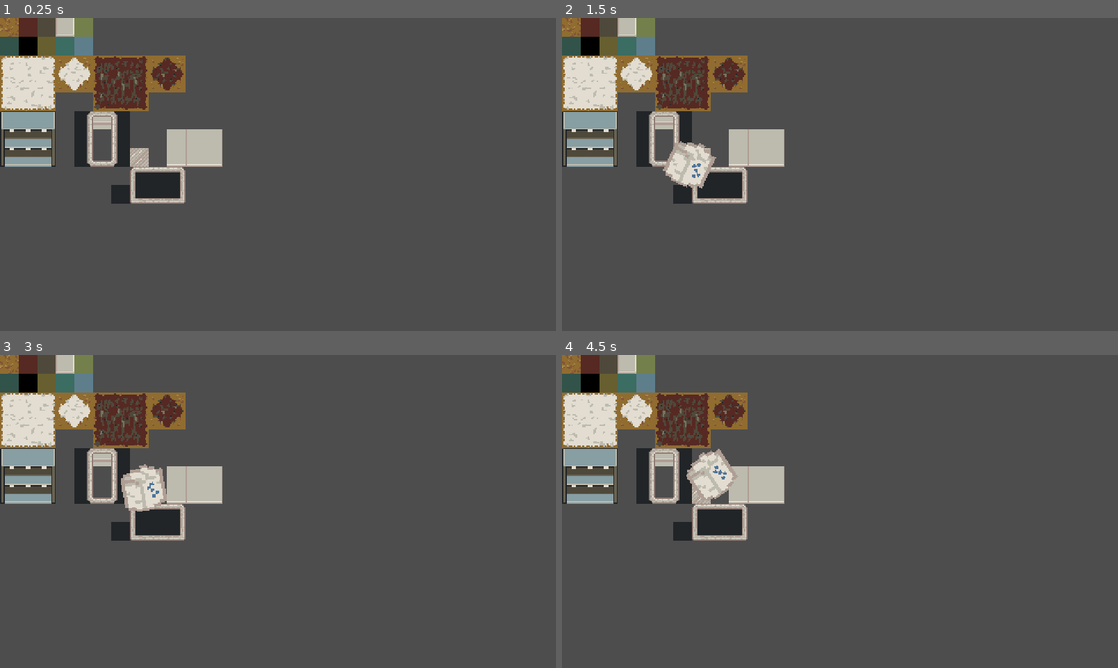
Above: before the commit, frames 1-4 (two rows, left to right).
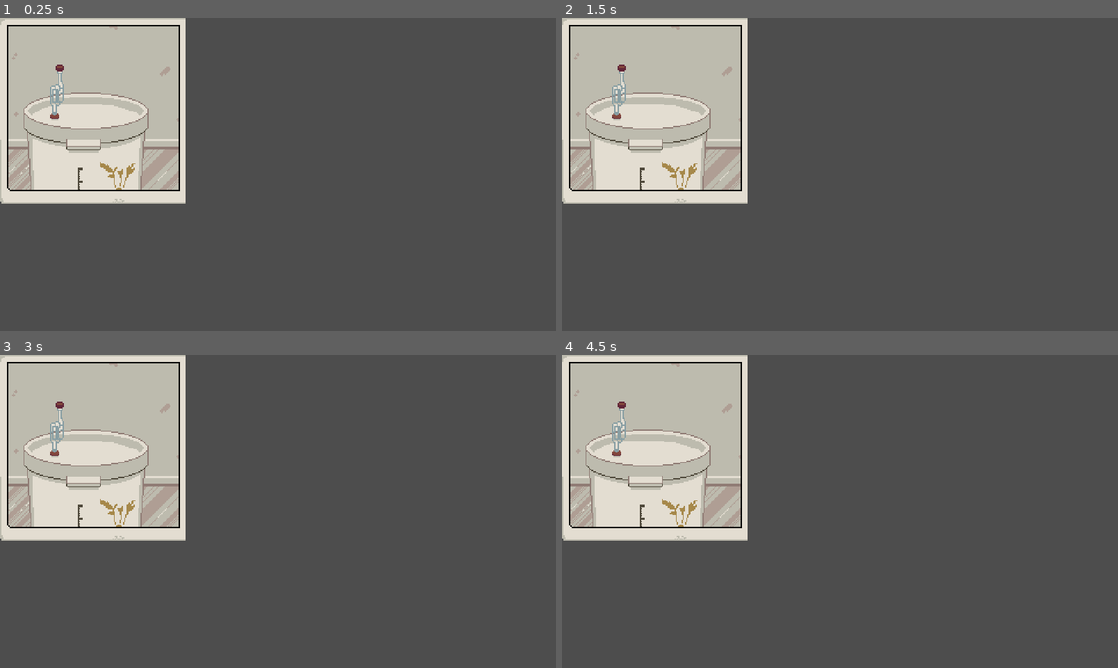
Above: after the commit, the same moments.

Repository: Rotta-Games/moonshine_valley
Game: Godot game, scene res://scenes/views/bucket_fill_view.tscn
Same seed, same stepped clock (60 frames per second), same inputs: the game is played once before the commit and once after it. This scene is started directly instead of the project's main scene.
Inputs:
- Up to frame 1 (0.25 s): no input
- Up to frame 2 (1.5 s): tap Enter at 0.5 s; hold D (move_right) 0.53-1.28 s; hold E (player_action) 0.53-1.28 s; tap Space at 1.25 s; hold S (move_down) from 1.28 s (still down); tap E (player_action) at 1.35 s
- Up to frame 3 (3 s): release S (move_down) at 2.03 s; hold D (move_right) 2.03-2.78 s; hold E (player_action) 2.03-2.78 s; tap Enter at 2.75 s; hold W (move_up) from 2.78 s (still down); tap E (player_action) at 2.85 s
- Up to frame 4 (4.5 s): release W (move_up) at 3.53 s; hold E (player_action) 3.53-4.28 s; hold A (move_left) from 3.53 s (still down); tap Space at 4.25 s; tap E (player_action) at 4.35 s

The runs differ from the first frame. In frame 1, 20% of the frame differs, in the area x 0-40%, y 0-60%; in frame 2, 19%; in frame 3, 19%; in frame 4, 20%.

Commit message:
Bucket texture (wrong one tho)

Diff:
--- a/scenes/views/bucket_fill_view.tscn
+++ b/scenes/views/bucket_fill_view.tscn
@@ -1,7 +1,7 @@
 [gd_scene load_steps=6 format=3 uid="uid://c8wam82o4tpa"]
 
-[ext_resource type="Texture2D" uid="uid://biqspkke1m827" path="res://assets/gfx/tileset.png" id="1_h0y30"]
 [ext_resource type="Script" path="res://scripts/bucket_fill_view.gd" id="1_nrqgx"]
+[ext_resource type="Texture2D" uid="uid://chm1rjm6jqcv5" path="res://assets/gfx/big_bucket.png" id="2_701xj"]
 [ext_resource type="Texture2D" uid="uid://pwk40xte5av0" path="res://assets/gfx/objects.png" id="3_j7pf6"]
 
 [sub_resource type="AtlasTexture" id="AtlasTexture_xfquj"]
@@ -18,14 +18,16 @@
 [node name="TextureRect" type="TextureRect" parent="."]
 offset_right = 40.0
 offset_bottom = 40.0
-texture = ExtResource("1_h0y30")
+texture = ExtResource("2_701xj")
 
 [node name="YeastTexture" type="TextureRect" parent="TextureRect"]
 visible = false
+layout_mode = 0
 offset_left = -356.0
 offset_top = 143.0
 offset_right = -316.0
 offset_bottom = 183.0
+scale = Vector2(0.6, 0.6)
 texture = SubResource("AtlasTexture_xfquj")
 
 [node name="SugarTexture" type="TextureRect" parent="TextureRect"]
@@ -33,10 +35,11 @@
 layout_mode = 0
 offset_right = 40.0
 offset_bottom = 40.0
+scale = Vector2(0.6, 0.6)
 texture = SubResource("AtlasTexture_k8f7u")
 
 [node name="IngredientStartPosition" type="Node2D" parent="."]
-position = Vector2(114, 127)
+position = Vector2(108, 160)
 
 [node name="IngredientTargetPosition" type="Node2D" parent="."]
-position = Vector2(81, 62)
+position = Vector2(75, 67)
--- a/scripts/bucket_fill_view.gd
+++ b/scripts/bucket_fill_view.gd
@@ -7,15 +7,6 @@
 
 var _animation_playing: bool = false
 var _rng : RandomNumberGenerator = RandomNumberGenerator.new()
-
-# Called when the node enters the scene tree for the first time.
-func _ready() -> void:
-	pass # Replace with function body.
-
-# Called every frame. 'delta' is the elapsed time since the previous frame.
-func _process(delta: float) -> void:
-	if Input.is_action_just_pressed("player_action"):
-		add_sugar()
 
 func _reset_ingredient(sprite: TextureRect):
 	sprite.position = _ingredient_start_location.position
Not shown, added: assets/gfx/big_bucket.png.import
Not shown: 1 places in scenes/game.tscn that only renumber resources
